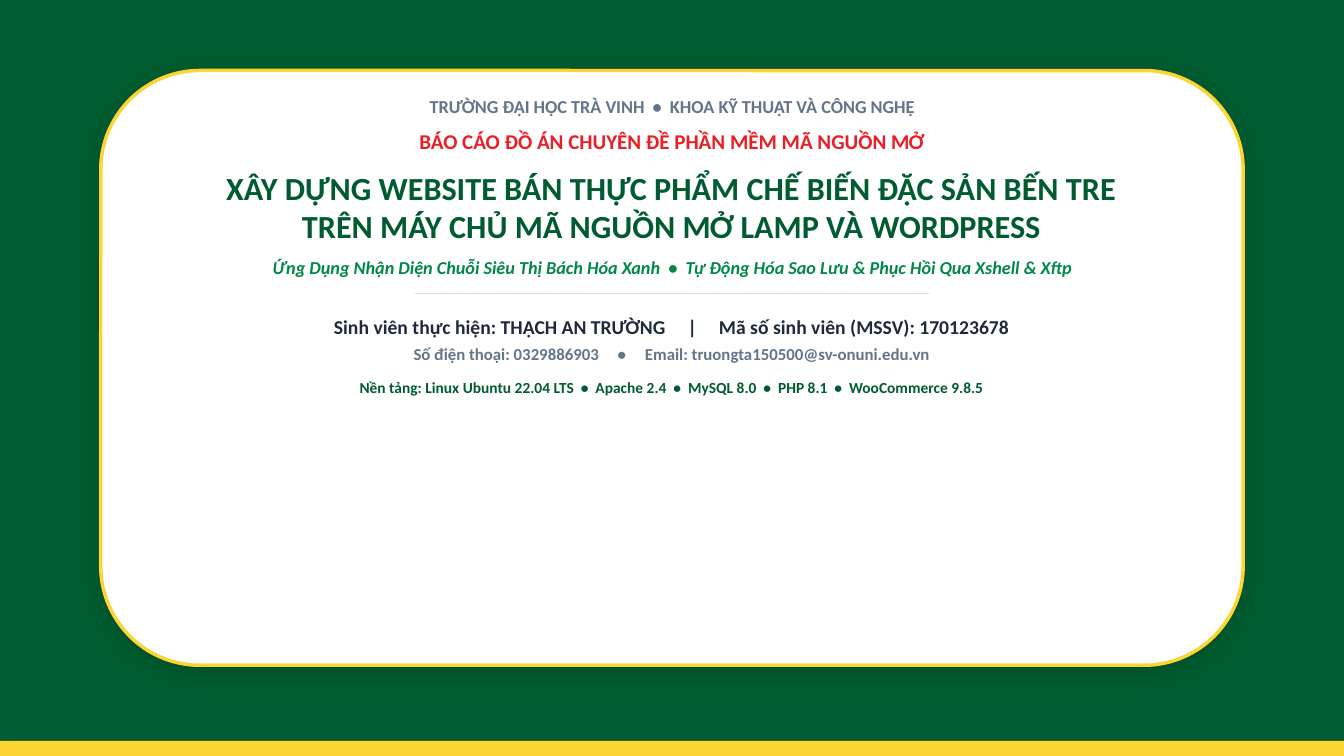
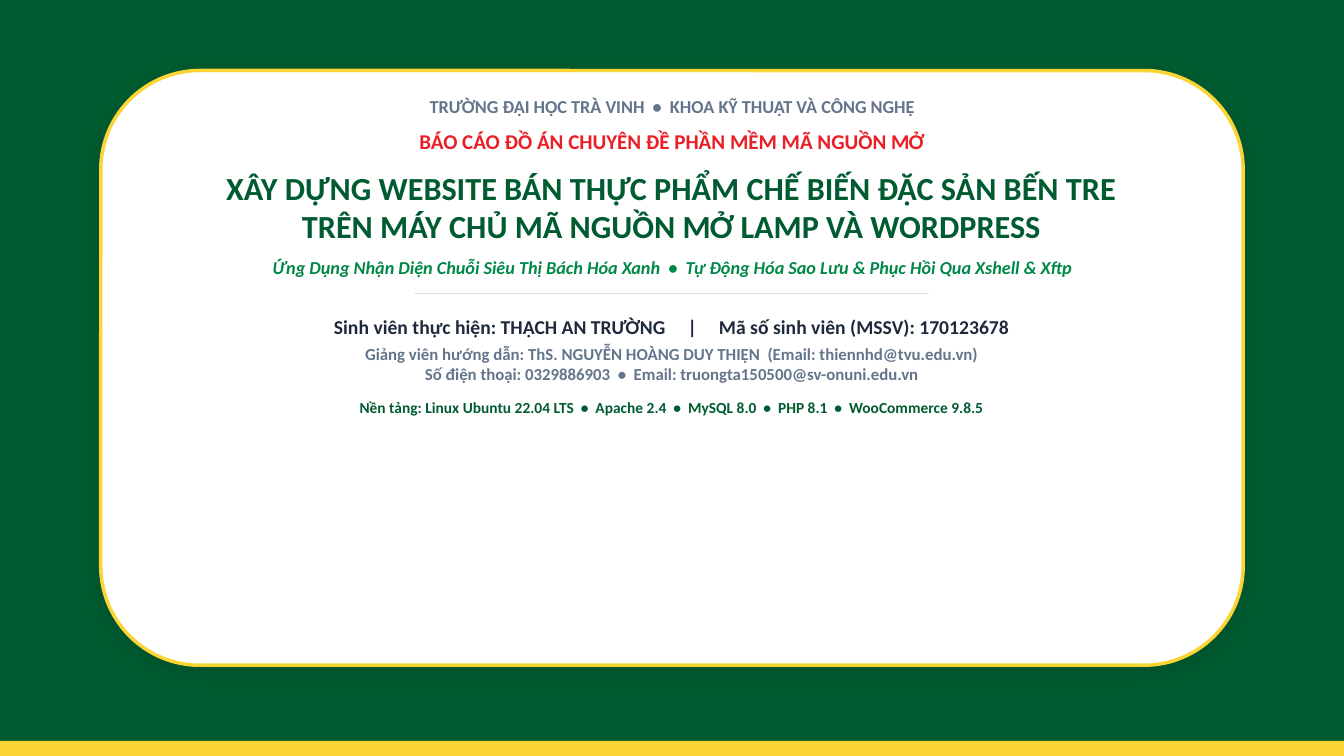
Before and after one commit to truongta150500/cn-dx23tt11-thachantruong-dacsanbentre-manguonmo, a slide deck: slide 1 of thesis/abs/SLIDE_THUYET_TRINH_DO_AN.pptx. Drawn at 1344x756 pixels with LibreOffice and Linux fonts; fonts in the diff are those of the drawing. Boxes give left, top, right and bottom in pixels: in the first picture for what was removed or moved away, otherwise in the second. Text is boxed around its words. In the diff, an @@ line names an element or a change of style, - is before the commit and + after.

Commit message:
docs: Chuan hoa ten Giang vien huong dan ThS. Nguyen Hoang Duy Thien tren toan bo he thong

```diff
--- a/thesis/abs/SLIDE_THUYET_TRINH_DO_AN.pptx
+++ b/thesis/abs/SLIDE_THUYET_TRINH_DO_AN.pptx
@@ text at [365,347,977,383]: text changed @@
-Số điện thoại: 0329886903 • Email: truongta150500@sv-onuni.edu.vn
+Giảng viên hướng dẫn: ThS. NGUYỄN HOÀNG DUY THIỆN (Email: thiennhd@tvu.edu.vn)
+Số điện thoại: 0329886903 • Email: truongta150500@sv-onuni.edu.vn
```
Also in this commit, not shown: 6 other files.
